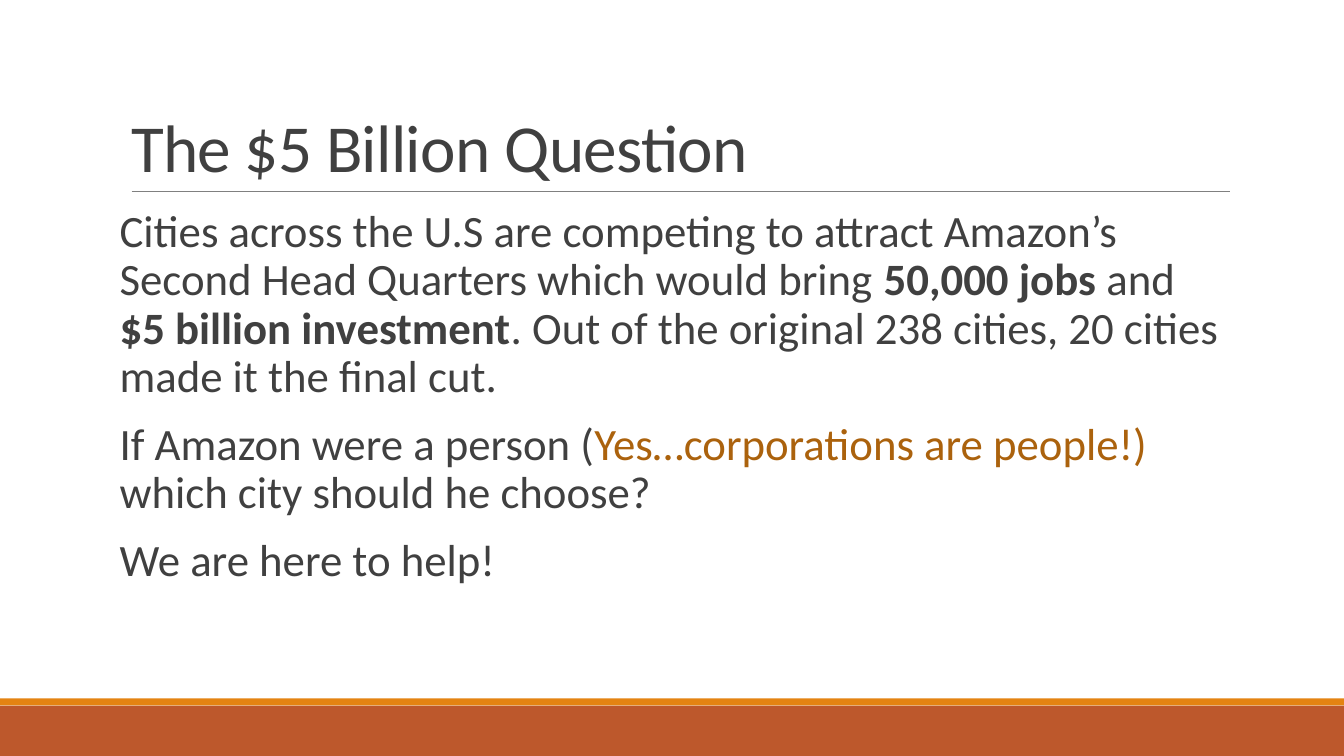
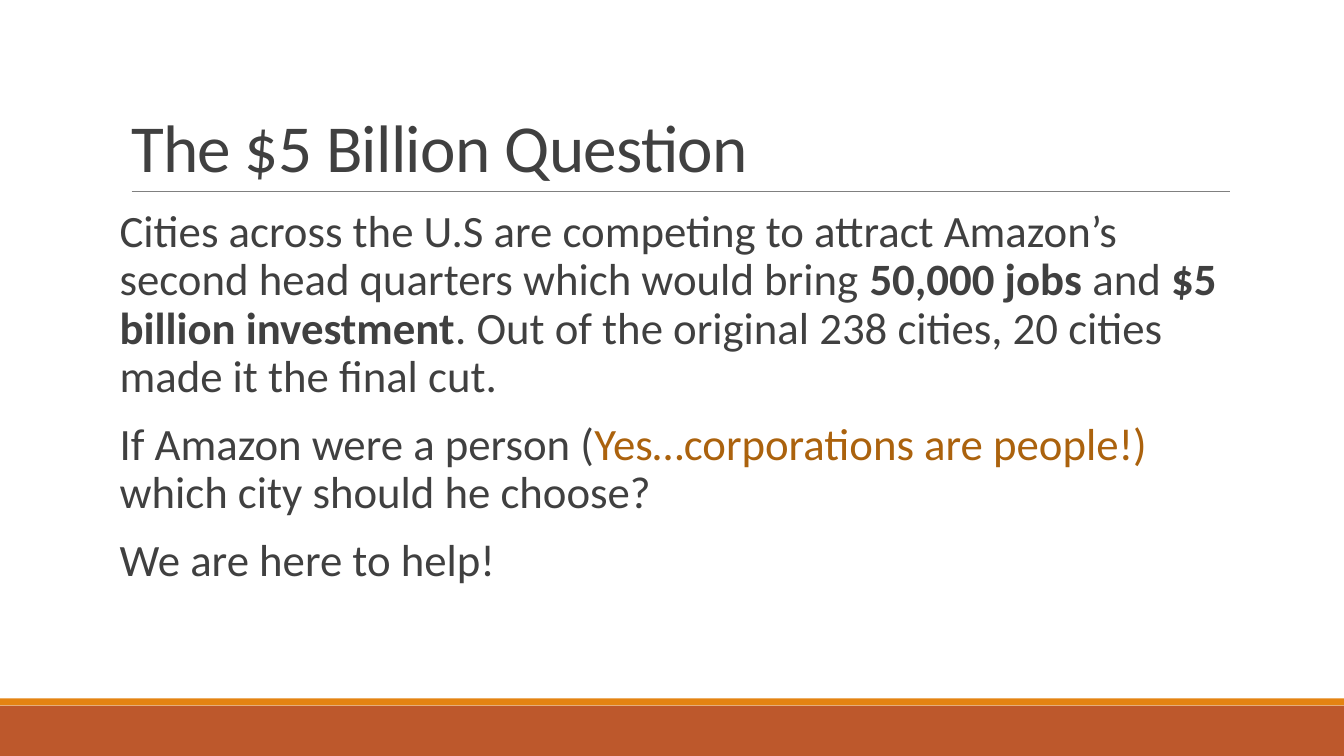
Before and after one commit to indranik/BC_Project1, a slide deck: slide 2 of Project1_Presentation.pptx. Drawn at 1344x756 pixels with LibreOffice and Linux fonts; fonts in the diff are those of the drawing. Boxes give left, top, right and bottom in pixels: in the first picture for what was removed or moved away, otherwise in the second. Text is boxed around its words. In the diff, an @@ line names an element or a change of style, - is before the commit and + after.

```diff
--- a/Project1_Presentation.pptx
+++ b/Project1_Presentation.pptx
@@ text at box(120, 215, 1216, 393): text changed @@
-Cities across the U.S are competing to attract Amazon’s Second Head Quarters which would bring 50,000 jobs and $5 billion investment. Out of the original 238 cities, 20 cities made it the final cut.
+Cities across the U.S are competing to attract Amazon’s second head quarters which would bring 50,000 jobs and $5 billion investment. Out of the original 238 cities, 20 cities made it the final cut.
```
Also in this commit, not shown: 2 other slides changed, 12 slides added, 1 slide removed.
